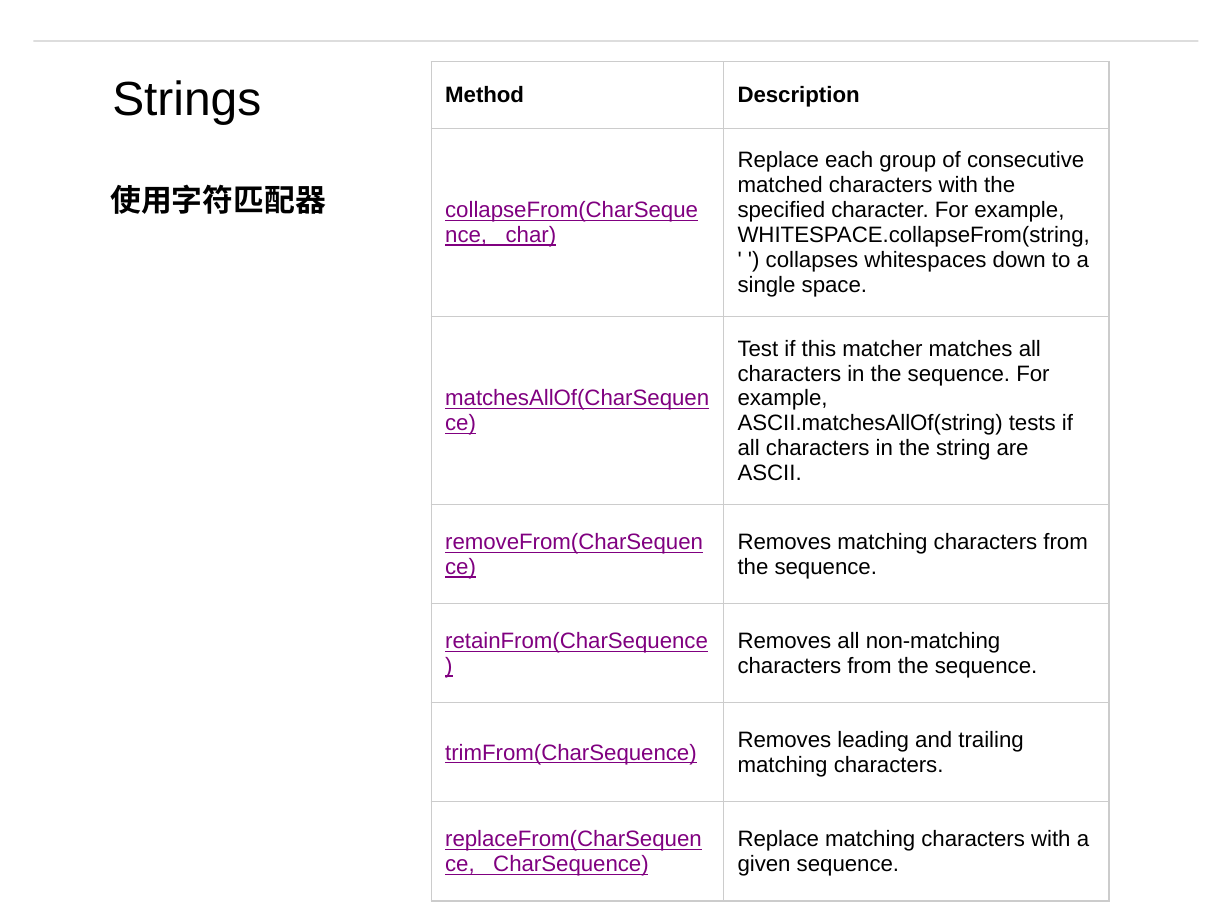
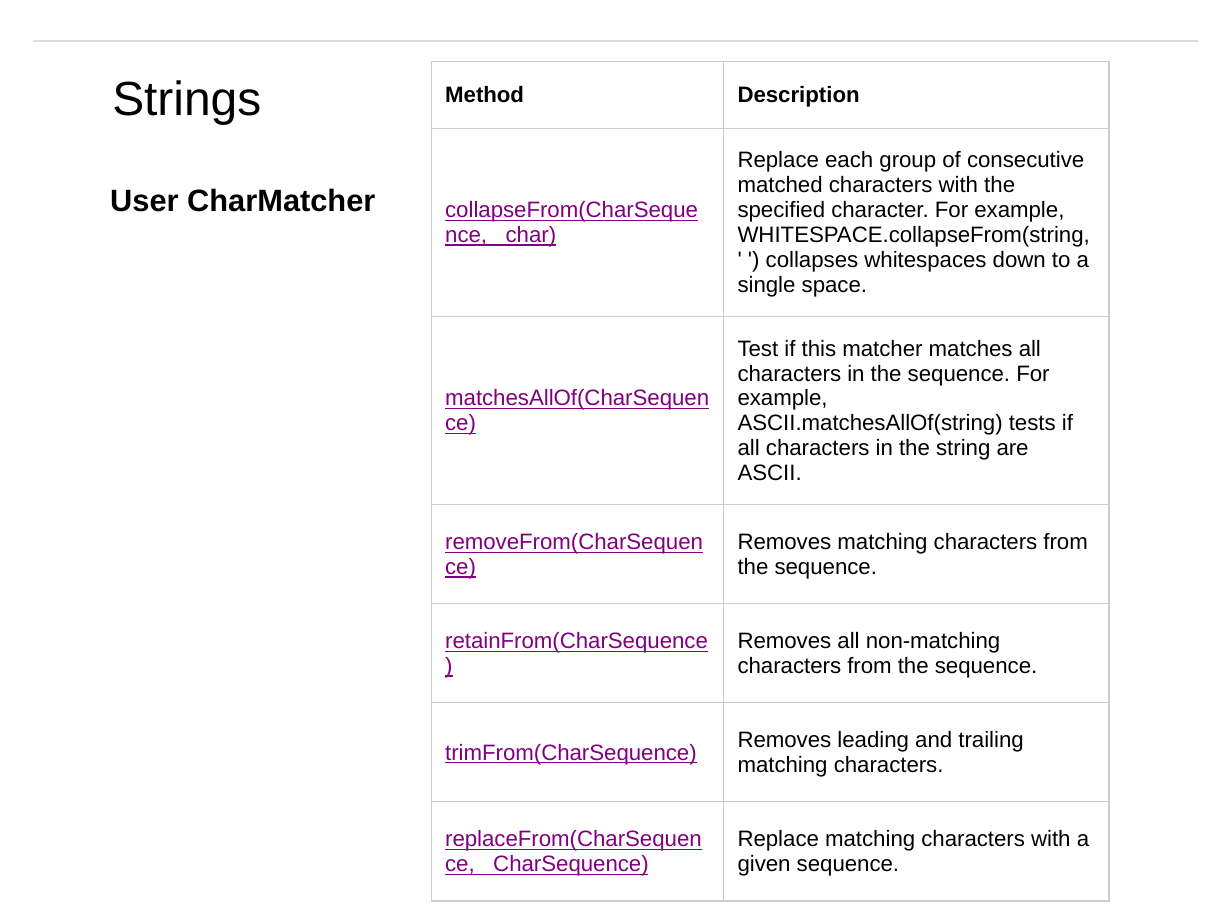
Before and after one commit to matt19870107/Guava, a slide deck: slide 44 of Guava - English.pptm. Drawn at 1232x924 pixels with LibreOffice and Linux fonts; fonts in the diff are those of the drawing; background and template pictures are left out. Boxes give left, top, right and bottom in pixels: in the first picture for what was removed or moved away, otherwise in the second. Text is boxed around its words. In the diff, an @@ line names an element or a change of style, - is before the commit and + after.

```diff
--- a/Guava - English.pptm
+++ b/Guava - English.pptm
@@ text at bbox=[110, 188, 375, 212]: text changed @@
-使用字符匹配器
+User CharMatcher
```
Also in this commit, not shown: 9 other slides changed, 1 other file.
